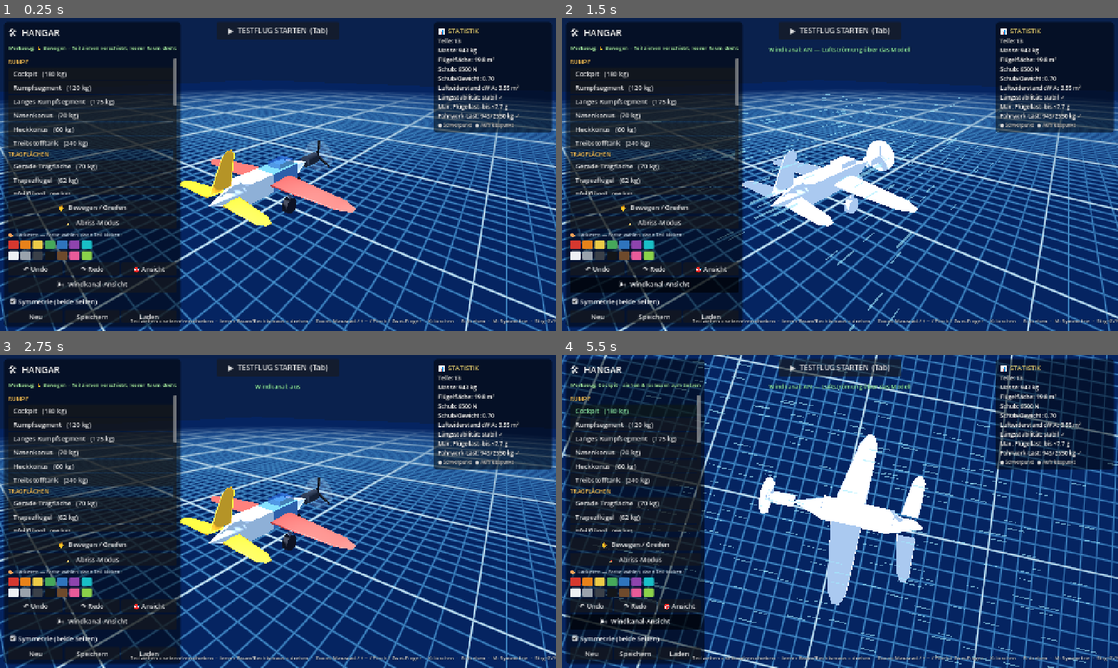
Above: before the commit, frames 1-4 (two rows, left to right).
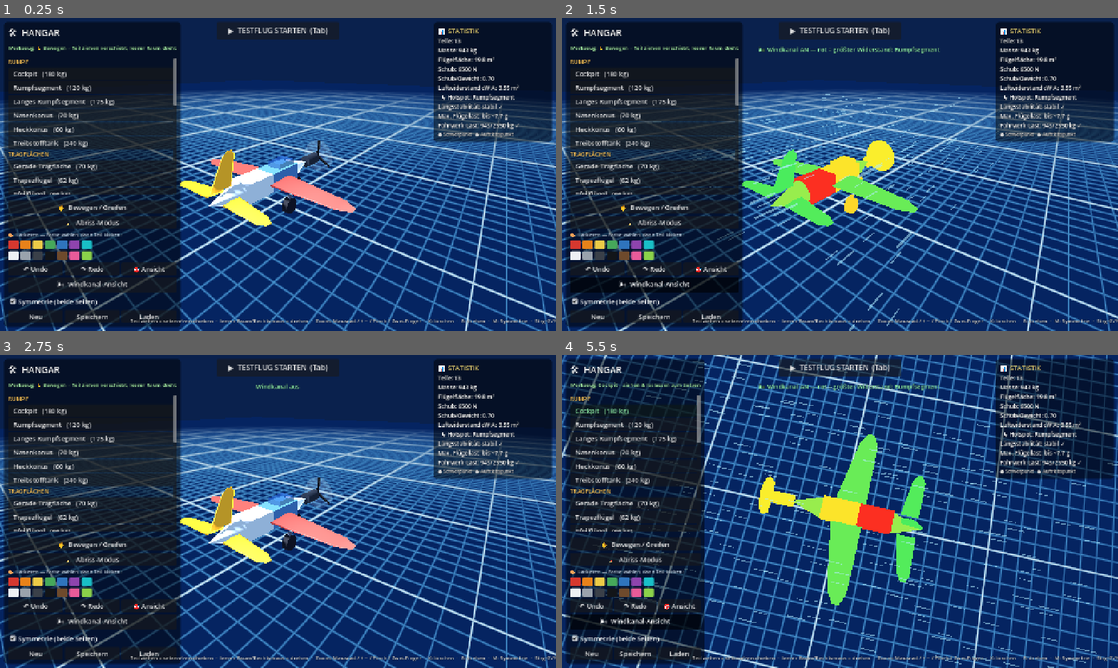
Above: after the commit, the same moments.

Repository: KonstiTheProgrammer/aviasembly
Game: Godot game, scene res://scenes/Main.tscn
Same seed, same stepped clock (60 frames per second), same inputs: the game is played once before the commit and once after it.
Inputs (mouse positions are in pixels of both pictures, inside the frame that each line leads up to):
- Up to frame 1 (0.25 s): no input
- Up to frame 2 (1.5 s): click "🎯 Ansicht" at 0.5 s; click "🌬 Windkanal-Ansicht" at 1.25 s
- Up to frame 3 (2.75 s): tap Enter at 2 s; move the mouse to (400, 495) at 2.02 s; hold D from 2.03 s (still down); tap F at 2.1 s; click (400, 495) at 2.17 s
- Up to frame 4 (5.5 s): release D at 2.75 s; click "Cockpit (180 kg)" at 2.75 s; click "🎯 Ansicht" at 3.5 s; click "🌬 Windkanal-Ansicht" at 4.25 s; drag from (728, 527) to (812, 574) at 5.02 s

The runs differ from the first frame. In frame 1, 1.3% of the frame differs, in the area x 78-100%, y 24-40%; in frame 2, 5.1%; in frame 3, 1.4%; in frame 4, 6.2%, in the area x 35-100%, y 9-80%.

Commit message:
Windkanal: Pro-Teil-Widerstands-Heatmap + Karte & Stotter-Fix
Windkanal-Ansicht überarbeitet (wie echtes Aviassembly):
- Jedes Teil wird nach seinem Flug-Widerstand (PartCatalog.part_drag)
  eingefärbt: grün=wenig → gelb → rot=viel, relativ zum größten Wert
  im Design. Nur echte Bluff-Körper werden rot, schlanke Teile bleiben grün.
- Heiße Teile glühen leicht; schlimmstes Teil -> wind_worst (Toast + Stat-Hotspot).
- Strömungslinien (CPUParticles) bleiben erhalten; Bake entfernt.
- Konsistent mit dem Flugmodell (gleiche part_drag-Summe = drag_area).

Außerdem in diesem Stand:
- Karte mit mehreren Flugplätzen (Heimat, Nordfeld, Osthafen, Bergpiste) + Navi.
- Stotter-Fix: 120 Hz Physik, Luftwiderstand vorab berechnet, langsameres Fliegen.

Co-Authored-By: Claude Opus 4.8 <noreply@anthropic.com>

Diff:
--- a/project.godot
+++ b/project.godot
@@ -1,5 +1,10 @@
 ; Engine configuration file.
-; Aviassembly — 3D Plane Builder (Godot 4.6)
+; It's best edited using the editor UI and not directly,
+; since the parameters that go here are not all obvious.
+;
+; Format:
+;   [section] ; section goes between []
+;   param=value ; assign values to parameters
 
 config_version=5
 
@@ -24,6 +29,5 @@
 
 [rendering]
 
-renderer/rendering_method="forward_plus"
 anti_aliasing/quality/msaa_3d=2
 environment/defaults/default_clear_color=Color(0.55, 0.72, 0.92, 1)
--- a/scripts/AircraftBody.gd
+++ b/scripts/AircraftBody.gd
@@ -53,7 +53,7 @@
 var parts: Array = []         # [{vis, cs, xform, csize, coffset, is_wing, control}]
 var _break_pending := false
 var _broke_done := false
-const DRAG_K := 0.45          # wie stark der Modell-Widerstand die Leistung bremst
+const DRAG_K := 1.0           # wie stark der Modell-Widerstand die Leistung bremst (höher = langsamer)
 
 # Fahrwerk
 var gear_items: Array = []    # [{vis, cs, retract, base}]
--- a/scripts/BuildController.gd
+++ b/scripts/BuildController.gd
@@ -36,8 +36,8 @@
 # Lackieren & Undo/Redo
 var paint_mode := false
 var paint_color := Color(0.86, 0.22, 0.20)
-var wind_tunnel := false     # Windkanal-Ansicht (gebackenes Modell + Luftströmung)
-var _tunnel_model: MeshInstance3D
+var wind_tunnel := false     # Windkanal-Ansicht (Pro-Teil-Heatmap + Luftströmung)
+var wind_worst := ""         # Teil mit dem höchsten Flug-Widerstand
 var _tunnel_particles: CPUParticles3D
 var _history: Array = []
 var _hist_i := -1
@@ -383,7 +383,7 @@
 	_update_camera()
 
 
-# --- Windkanal-Ansicht: Modell zu EINEM Mesh backen + Luftströmung ---------
+# --- Windkanal-Ansicht: Pro-Teil-Widerstands-Heatmap + Luftströmung --------
 func set_wind_tunnel(b: bool) -> void:
 	wind_tunnel = b
 	if b:
@@ -393,42 +393,14 @@
 
 
 func _build_wind_tunnel() -> void:
-	_clear_wind_tunnel()
-	# 1) Alle Einzelteil-Meshes in EIN Mesh zusammenbacken
-	var st := SurfaceTool.new()
-	st.begin(Mesh.PRIMITIVE_TRIANGLES)
-	var inv := design_root.global_transform.affine_inverse()
-	var any := false
-	for child in design_root.get_children():
-		if not child.is_in_group("part"):
-			continue
-		var vis := child.get_node_or_null("Visual")
-		if vis == null:
-			continue
-		var meshes: Array = []
-		_collect_meshes(vis, meshes)
-		for mi in meshes:
-			if mi.mesh == null:
-				continue
-			var xf: Transform3D = inv * mi.global_transform
-			for s in mi.mesh.get_surface_count():
-				st.append_from(mi.mesh, s, xf)
-				any = true
-		vis.visible = false
-	if any:
-		_tunnel_model = MeshInstance3D.new()
-		_tunnel_model.mesh = st.commit()
-		var m := StandardMaterial3D.new()
-		m.albedo_color = Color(0.86, 0.87, 0.92)
-		m.metallic = 0.1
-		m.roughness = 0.55
-		_tunnel_model.material_override = m
-		design_root.add_child(_tunnel_model)
+	_apply_drag_heatmap()
 	if com_marker:
 		com_marker.visible = false
 	if col_marker:
 		col_marker.visible = false
-	# 2) Luftstrom-Linien (von vorne -Z über das Modell nach +Z)
+	if is_instance_valid(_tunnel_particles):
+		return  # Strömung läuft schon (z. B. nur Heatmap neu)
+	# Luftstrom-Linien (von vorne -Z über das Modell nach +Z)
 	_tunnel_particles = CPUParticles3D.new()
 	_tunnel_particles.amount = 280
 	_tunnel_particles.lifetime = 2.2
@@ -444,7 +416,7 @@
 	var streak := BoxMesh.new()
 	streak.size = Vector3(0.04, 0.04, 0.8)
 	var sm := StandardMaterial3D.new()
-	sm.albedo_color = Color(0.5, 0.85, 1.0, 0.6)
+	sm.albedo_color = Color(0.55, 0.85, 1.0, 0.55)
 	sm.transparency = BaseMaterial3D.TRANSPARENCY_ALPHA
 	sm.shading_mode = BaseMaterial3D.SHADING_MODE_UNSHADED
 	streak.material = sm
@@ -452,27 +424,61 @@
 	design_root.add_child(_tunnel_particles)
 
 
+# Färbt jedes Teil nach seinem Flug-Widerstand: grün (wenig) -> rot (viel).
+# Bezug = größter Wert im Design (mit Untergrenze), damit ein sauberes
+# Flugzeug grün bleibt und nur echte Problemteile rot werden.
+func _apply_drag_heatmap() -> void:
+	var max_d := 0.0
+	wind_worst = ""
+	for child in design_root.get_children():
+		if not child.is_in_group("part"):
+			continue
+		var p := PartCatalog.get_part(child.get_meta("part_id"))
+		var dd: float = PartCatalog.part_drag(p)
+		if dd > max_d:
+			max_d = dd
+			wind_worst = p.get("name", "")
+	var denom := maxf(max_d, 0.6)
+	for child in design_root.get_children():
+		if not child.is_in_group("part"):
+			continue
+		var dd: float = PartCatalog.part_drag(PartCatalog.get_part(child.get_meta("part_id")))
+		var frac := clampf(dd / denom, 0.0, 1.0)
+		_tint(child.get_node_or_null("Visual"), _drag_color(frac), frac)
+
+
+func _drag_color(f: float) -> Color:
+	if f < 0.5:
+		return Color(0.18, 0.85, 0.30).lerp(Color(0.97, 0.86, 0.15), f * 2.0)
+	return Color(0.97, 0.86, 0.15).lerp(Color(0.97, 0.16, 0.12), (f - 0.5) * 2.0)
+
+
+func _tint(node: Node, c: Color, emis: float) -> void:
+	if node == null:
+		return
+	for ch in node.get_children():
+		_tint(ch, c, emis)
+	if node is MeshInstance3D:
+		var m := StandardMaterial3D.new()
+		m.albedo_color = c
+		m.shading_mode = BaseMaterial3D.SHADING_MODE_UNSHADED
+		if emis > 0.55:                       # heiße Teile glühen leicht -> stechen heraus
+			m.emission_enabled = true
+			m.emission = c
+			m.emission_energy_multiplier = (emis - 0.55) * 2.2
+		node.material_override = m
+
+
 func _clear_wind_tunnel() -> void:
-	if is_instance_valid(_tunnel_model):
-		_tunnel_model.queue_free()
-	_tunnel_model = null
 	if is_instance_valid(_tunnel_particles):
 		_tunnel_particles.queue_free()
 	_tunnel_particles = null
+	wind_worst = ""
 	for child in design_root.get_children():
 		if child.is_in_group("part"):
-			var vis := child.get_node_or_null("Visual")
-			if vis:
-				vis.visible = true
+			_recolor(child, child.get_meta("color", Color(0, 0, 0, 0)))
 	if com_marker:
 		com_marker.visible = true
-
-
-func _collect_meshes(node: Node, arr: Array) -> void:
-	if node is MeshInstance3D:
-		arr.append(node)
-	for ch in node.get_children():
-		_collect_meshes(ch, arr)
 
 
 # Platziert ein Teil (mit Symmetrie, falls aktiv und außermittig)
@@ -705,6 +711,8 @@
 	var gear_cap := 0.0
 	var wing_cap := 0.0
 	var drag_area := 0.0
+	var drag_worst := ""
+	var drag_worst_v := 0.0
 	var com := Vector3.ZERO
 	var col := Vector3.ZERO
 	var col_w := 0.0
@@ -717,7 +725,11 @@
 		n += 1
 		thrust += p.get("thrust", 0.0)
 		gear_cap += p.get("gear_capacity", 0.0)
-		drag_area += PartCatalog.part_drag(p)
+		var pd: float = PartCatalog.part_drag(p)
+		drag_area += pd
+		if pd > drag_worst_v:
+			drag_worst_v = pd
+			drag_worst = p.get("name", "")
 		com += m * child.position
 		if p.get("is_wing", false):
 			var a: float = p.get("area", 0.0)
@@ -736,6 +748,7 @@
 		"tw": tw, "com": com, "col": col, "col_valid": col_w > 0.0,
 		"gear_cap": gear_cap, "gear_overload": gear_cap > 0.0 and mass > gear_cap,
 		"has_gear": gear_cap > 0.0, "drag_area": drag_area,
+		"drag_worst": drag_worst,
 		"max_g": max_g, "has_wings": wing_cap > 0.0,
 	}
 
@@ -748,7 +761,7 @@
 		col_marker.position = stats["col"]
 		col_marker.visible = stats["col_valid"]
 	if wind_tunnel:
-		_build_wind_tunnel()
+		_apply_drag_heatmap()
 	design_changed.emit(stats)
 
 
--- a/scripts/FlightController.gd
+++ b/scripts/FlightController.gd
@@ -293,4 +293,5 @@
 		"wings": aircraft.wing_status,
 		"inverted": aircraft.inverted,
 		"land_msg": aircraft.landing_msg,
+		"pos": aircraft.global_position,
 	})
--- a/scripts/Main.gd
+++ b/scripts/Main.gd
@@ -39,9 +39,10 @@
 var build_ctrl: BuildController
 var flight_ctrl: FlightController
 
-var runway: Node3D
+var fly_world: Node3D
 var ground_mesh: MeshInstance3D
 var blueprint_grid: MeshInstance3D
+var airfields: Array = []
 var world_env: WorldEnvironment
 var env_sky: Environment
 var env_blueprint: Environment
@@ -61,6 +62,8 @@
 
 
 func _ready() -> void:
+	# Höhere Physikrate gegen Ruckeln auf 120-Hz-Displays (ProMotion)
+	Engine.physics_ticks_per_second = 120
 	_setup_world()
 	_setup_camera()
 	_setup_controllers()
@@ -91,7 +94,7 @@
 	env.tonemap_mode = Environment.TONE_MAPPER_FILMIC
 	env.fog_enabled = true
 	env.fog_light_color = Color(0.74, 0.82, 0.92)
-	env.fog_density = 0.0006
+	env.fog_density = 0.00012   # dünn, damit ferne Flugplätze sichtbar bleiben
 	env_sky = env
 
 	# Blueprint-Umgebung für den Bau-Modus (tiefblauer Raum)
@@ -115,7 +118,7 @@
 	sun.directional_shadow_max_distance = 300.0
 	add_child(sun)
 
-	# Boden (unendliche Ebene als Kollision + große Sichtfläche)
+	# Boden-Kollision (unendliche Ebene)
 	var ground_body := StaticBody3D.new()
 	ground_body.collision_layer = 1
 	ground_body.collision_mask = 0
@@ -124,41 +127,31 @@
 	ground_body.add_child(gcs)
 	add_child(ground_body)
 
+	# Flug-Welt: Boden, Landschaft, Flugplätze (nur im Flug sichtbar)
+	fly_world = Node3D.new()
+	add_child(fly_world)
+
 	ground_mesh = MeshInstance3D.new()
 	var pm := PlaneMesh.new()
-	pm.size = Vector2(6000, 6000)
+	pm.size = Vector2(12000, 12000)
 	ground_mesh.mesh = pm
-	var gmat := StandardMaterial3D.new()
-	gmat.albedo_color = Color(0.34, 0.5, 0.3)
-	gmat.roughness = 1.0
-	ground_mesh.material_override = gmat
-	add_child(ground_mesh)
-
-	# Startbahn
-	runway = Node3D.new()
-	add_child(runway)
-	var strip := MeshInstance3D.new()
-	var sm := BoxMesh.new()
-	sm.size = Vector3(18, 0.12, 340)
-	strip.mesh = sm
-	strip.position = Vector3(0, 0.06, -100)
-	var smat := StandardMaterial3D.new()
-	smat.albedo_color = Color(0.17, 0.17, 0.19)
-	smat.roughness = 0.95
-	strip.material_override = smat
-	runway.add_child(strip)
-	var line := MeshInstance3D.new()
-	var lm := BoxMesh.new()
-	lm.size = Vector3(0.5, 0.04, 300)
-	line.mesh = lm
-	line.position = Vector3(0, 0.13, -100)
-	var lmat := StandardMaterial3D.new()
-	lmat.albedo_color = Color(0.9, 0.9, 0.85)
-	lmat.emission_enabled = true
-	lmat.emission = Color(0.8, 0.8, 0.7)
-	lmat.emission_energy_multiplier = 0.2
-	line.material_override = lmat
-	runway.add_child(line)
+	ground_mesh.material_override = _flat_mat(Color(0.34, 0.5, 0.3), 1.0)
+	fly_world.add_child(ground_mesh)
+
+	# Flugplätze (Name, Position, Ausrichtung, Farbe)
+	airfields = [
+		{"name": "HEIMAT", "pos": Vector3(0, 0, -100), "heading": 0.0, "color": Color(0.9, 0.9, 0.95)},
+		{"name": "NORDFELD", "pos": Vector3(-1500, 0, -2000), "heading": 0.7, "color": Color(0.95, 0.75, 0.3)},
+		{"name": "OSTHAFEN", "pos": Vector3(2200, 0, -250), "heading": -1.15, "color": Color(0.45, 0.75, 0.98)},
+		{"name": "BERGPISTE", "pos": Vector3(900, 0, 2000), "heading": 2.3, "color": Color(0.95, 0.5, 0.45)},
+	]
+
+	# Landschaft (nur Optik): See + Berge als Orientierung
+	_build_lake(Vector3(-1000, 0, 700), 650.0)
+	for hp in [Vector3(1300, 0, 1500), Vector3(-2000, 0, -600), Vector3(700, 0, -2100), Vector3(-300, 0, 2600), Vector3(2600, 0, 1400)]:
+		_build_mountain(hp)
+	for af in airfields:
+		_build_airfield(af)
 
 	# Blueprint-Gitter (nur im Bau-Modus sichtbar)
 	blueprint_grid = MeshInstance3D.new()
@@ -175,10 +168,152 @@
 	blueprint_grid.visible = false
 
 
+func _flat_mat(c: Color, rough: float) -> StandardMaterial3D:
+	var m := StandardMaterial3D.new()
+	m.albedo_color = c
+	m.roughness = rough
+	return m
+
+
+func _emit_mat(c: Color, e: float) -> StandardMaterial3D:
+	var m := StandardMaterial3D.new()
+	m.albedo_color = c
+	m.emission_enabled = true
+	m.emission = c
+	m.emission_energy_multiplier = e
+	return m
+
+
+func _build_airfield(af: Dictionary) -> void:
+	var node := Node3D.new()
+	node.position = af["pos"]
+	node.rotation.y = af["heading"]
+	fly_world.add_child(node)
+	# Bahn
+	var strip := MeshInstance3D.new()
+	var sm := BoxMesh.new()
+	sm.size = Vector3(20, 0.14, 300)
+	strip.mesh = sm
+	strip.position = Vector3(0, 0.07, 0)
+	strip.material_override = _flat_mat(Color(0.17, 0.17, 0.19), 0.95)
+	node.add_child(strip)
+	# gestrichelte Mittellinie
+	for i in range(-6, 7):
+		var d := MeshInstance3D.new()
+		var dm := BoxMesh.new()
+		dm.size = Vector3(0.6, 0.04, 10)
+		d.mesh = dm
+		d.position = Vector3(0, 0.15, i * 22.0)
+		d.material_override = _emit_mat(Color(0.9, 0.9, 0.85), 0.25)
+		node.add_child(d)
+	# Schwellen-Markierungen an den Enden
+	for zz in [-142.0, 142.0]:
+		for x in [-7.0, -3.5, 0.0, 3.5, 7.0]:
+			var th := MeshInstance3D.new()
+			var tm := BoxMesh.new()
+			tm.size = Vector3(2.0, 0.04, 12)
+			th.mesh = tm
+			th.position = Vector3(x, 0.15, zz)
+			th.material_override = _emit_mat(Color(0.95, 0.95, 0.9), 0.2)
+			node.add_child(th)
+	# Hangars + Tower
+	_add_hangar(node, Vector3(-24, 0, -70), af["color"])
+	_add_hangar(node, Vector3(26, 0, -55), af["color"])
+	_add_tower(node, Vector3(-28, 0, 50))
+	# Namensschild hoch oben (immer sichtbar)
+	var lbl := Label3D.new()
+	lbl.text = af["name"]
+	lbl.font_size = 130
+	lbl.pixel_size = 0.22
+	lbl.position = Vector3(0, 60, 0)
+	lbl.billboard = BaseMaterial3D.BILLBOARD_ENABLED
+	lbl.no_depth_test = true
+	lbl.modulate = af["color"]
+	lbl.outline_size = 26
+	lbl.outline_modulate = Color(0, 0, 0, 0.9)
+	node.add_child(lbl)
+
+
+func _add_hangar(parent: Node3D, pos: Vector3, col: Color) -> void:
+	var h := MeshInstance3D.new()
+	var b := BoxMesh.new()
+	b.size = Vector3(16, 7, 12)
+	h.mesh = b
+	h.position = pos + Vector3(0, 3.5, 0)
+	h.material_override = _flat_mat(col, 0.7)
+	parent.add_child(h)
+	var roof := MeshInstance3D.new()
+	var pr := PrismMesh.new()
+	pr.size = Vector3(16.6, 3, 12)
+	roof.mesh = pr
+	roof.position = pos + Vector3(0, 8.5, 0)
+	roof.material_override = _flat_mat(col.darkened(0.3), 0.7)
+	parent.add_child(roof)
+
+
+func _add_tower(parent: Node3D, pos: Vector3) -> void:
+	var t := MeshInstance3D.new()
+	var b := BoxMesh.new()
+	b.size = Vector3(5, 22, 5)
+	t.mesh = b
+	t.position = pos + Vector3(0, 11, 0)
+	t.material_override = _flat_mat(Color(0.82, 0.82, 0.86), 0.6)
+	parent.add_child(t)
+	var cab := MeshInstance3D.new()
+	var cb := BoxMesh.new()
+	cb.size = Vector3(8, 4, 8)
+	cab.mesh = cb
+	cab.position = pos + Vector3(0, 23, 0)
+	var cm := _flat_mat(Color(0.2, 0.35, 0.5), 0.2)
+	cm.metallic = 0.4
+	cab.material_override = cm
+	parent.add_child(cab)
+
+
+func _build_mountain(pos: Vector3) -> void:
+	var c := CylinderMesh.new()
+	c.bottom_radius = randf_range(240, 380)
+	c.top_radius = 8.0
+	c.height = randf_range(320, 560)
+	c.radial_segments = 6
+	var m := MeshInstance3D.new()
+	m.mesh = c
+	m.position = pos + Vector3(0, c.height * 0.5, 0)
+	m.material_override = _flat_mat(Color(0.33, 0.3, 0.27), 1.0)
+	fly_world.add_child(m)
+	var sc := CylinderMesh.new()
+	sc.bottom_radius = 75.0
+	sc.top_radius = 8.0
+	sc.height = c.height * 0.26
+	sc.radial_segments = 6
+	var snow := MeshInstance3D.new()
+	snow.mesh = sc
+	snow.position = pos + Vector3(0, c.height - sc.height * 0.5, 0)
+	snow.material_override = _flat_mat(Color(0.92, 0.94, 0.98), 0.85)
+	fly_world.add_child(snow)
+
+
+func _build_lake(pos: Vector3, r: float) -> void:
+	var c := CylinderMesh.new()
+	c.top_radius = r
+	c.bottom_radius = r
+	c.height = 0.5
+	c.radial_segments = 40
+	var lake := MeshInstance3D.new()
+	lake.mesh = c
+	lake.position = pos + Vector3(0, 0.2, 0)
+	var lm := StandardMaterial3D.new()
+	lm.albedo_color = Color(0.2, 0.45, 0.7)
+	lm.metallic = 0.7
+	lm.roughness = 0.08
+	lake.material_override = lm
+	fly_world.add_child(lake)
+
+
 func _setup_camera() -> void:
 	camera = Camera3D.new()
 	camera.fov = 64.0
-	camera.far = 6000.0
+	camera.far = 9000.0
 	camera.current = true
 	add_child(camera)
 
@@ -206,11 +341,10 @@
 	build_root.visible = building
 	flight_root.visible = not building
 
-	# Blueprint-Raum im Bau-Modus, Himmel/Boden/Bahn im Flug
+	# Blueprint-Raum im Bau-Modus, Himmel + Flug-Welt im Flug
 	world_env.environment = env_blueprint if building else env_sky
 	blueprint_grid.visible = building
-	ground_mesh.visible = not building
-	runway.visible = not building
+	fly_world.visible = not building
 
 	if building:
 		flight_ctrl.set_active(false)
@@ -441,7 +575,14 @@
 
 func _on_drag_view(on: bool) -> void:
 	build_ctrl.set_wind_tunnel(on)
-	_toast("Windkanal: " + ("AN — Luftströmung über das Modell" if on else "aus"))
+	if on:
+		var worst: String = build_ctrl.wind_worst
+		var tip := "grün = wenig, rot = viel Widerstand"
+		if worst != "":
+			tip = "rot = größter Widerstand: %s" % worst
+		_toast("🌬 Windkanal AN — " + tip)
+	else:
+		_toast("Windkanal aus")
 
 
 func _refresh_tool_ui() -> void:
@@ -523,9 +664,13 @@
 	var wingload := "—"
 	if stats.get("has_wings", false):
 		wingload = "bis ~%.1f g" % stats["max_g"]
-	stats_label.text = "Teile: %d\nMasse: %d kg\nFlügelfläche: %.1f m²\nSchub: %d N\nSchub/Gewicht: %.2f\nLuftwiderstand cW·A: %.2f m²\nLängsstabilität: %s\nMax. Flügellast: %s\nFahrwerk-Last: %s" % [
+	var drag_line := "Luftwiderstand cW·A: %.2f m²" % stats.get("drag_area", 0.0)
+	var worst: String = stats.get("drag_worst", "")
+	if worst != "":
+		drag_line += "\n  ↳ Hotspot: %s" % worst
+	stats_label.text = "Teile: %d\nMasse: %d kg\nFlügelfläche: %.1f m²\nSchub: %d N\nSchub/Gewicht: %.2f\n%s\nLängsstabilität: %s\nMax. Flügellast: %s\nFahrwerk-Last: %s" % [
 		int(stats["parts"]), int(stats["mass"]), stats["area"],
-		int(stats["thrust"]), stats["tw"], stats.get("drag_area", 0.0),
+		int(stats["thrust"]), stats["tw"], drag_line,
 		stab, wingload, gear]
 
 
@@ -536,10 +681,11 @@
 	var inv_txt: String = "INVERTIERT ⚠" if d.get("inverted", false) else "normal"
 	var thr_pct := int(round(d["throttle"] * 100.0))
 	var thr_txt := ("🛑 Bremse %d%%" % absi(thr_pct)) if thr_pct < 0 else ("Schub %d%%" % thr_pct)
-	hud_label.text = "%s\nSpeed:  %d km/h  (%d m/s)\nHöhe:   %d m\nSteig:  %+.1f m/s\nAnstellw.: %d°\nG-Kraft:  %.1f g\nFlügel: %s\nFahrwerk (G): %s\nSteuerung (Q): %s\nAssist (T): %s" % [
+	var nav := _nearest_airfield(d.get("pos", Vector3.ZERO))
+	hud_label.text = "%s\nSpeed:  %d km/h  (%d m/s)\nHöhe:   %d m\nSteig:  %+.1f m/s\nAnstellw.: %d°\nG-Kraft:  %.1f g\nFlügel: %s\nFahrwerk (G): %s\nSteuerung (Q): %s\nAssist (T): %s\n➤ %s" % [
 		thr_txt, int(d["kmh"]), int(d["speed"]),
 		int(d["alt"]), d["climb"], int(d["aoa"]), d.get("gforce", 1.0),
-		d.get("wings", "ok"), d.get("gear", "—"), inv_txt, assist_txt]
+		d.get("wings", "ok"), d.get("gear", "—"), inv_txt, assist_txt, nav]
 	stall_label.visible = d.get("stall", false) and d.get("speed", 0.0) > 4.0
 	if land_label:
 		var lm: String = d.get("land_msg", "")
@@ -550,6 +696,25 @@
 			land_label.add_theme_color_override("font_color", Color(1, 0.75, 0.25))
 		else:
 			land_label.add_theme_color_override("font_color", Color(0.5, 1, 0.6))
+
+
+# Nächster Flugplatz: Name, Entfernung (km), Kompasskurs (Nord = -Z = 0°)
+func _nearest_airfield(pos: Vector3) -> String:
+	if airfields.is_empty():
+		return "—"
+	var best: Dictionary = airfields[0]
+	var bestd := INF
+	for af in airfields:
+		var ap: Vector3 = af["pos"]
+		var dd := Vector2(pos.x - ap.x, pos.z - ap.z).length()
+		if dd < bestd:
+			bestd = dd
+			best = af
+	var bp: Vector3 = best["pos"]
+	var brg := rad_to_deg(atan2(bp.x - pos.x, -(bp.z - pos.z)))
+	if brg < 0.0:
+		brg += 360.0
+	return "%s   %.1f km   %03d°" % [best["name"], bestd / 1000.0, int(round(brg))]
 
 
 # --- Button-/UI-Aktionen ---------------------------------------------------
Not shown, changed: CLAUDE.md
